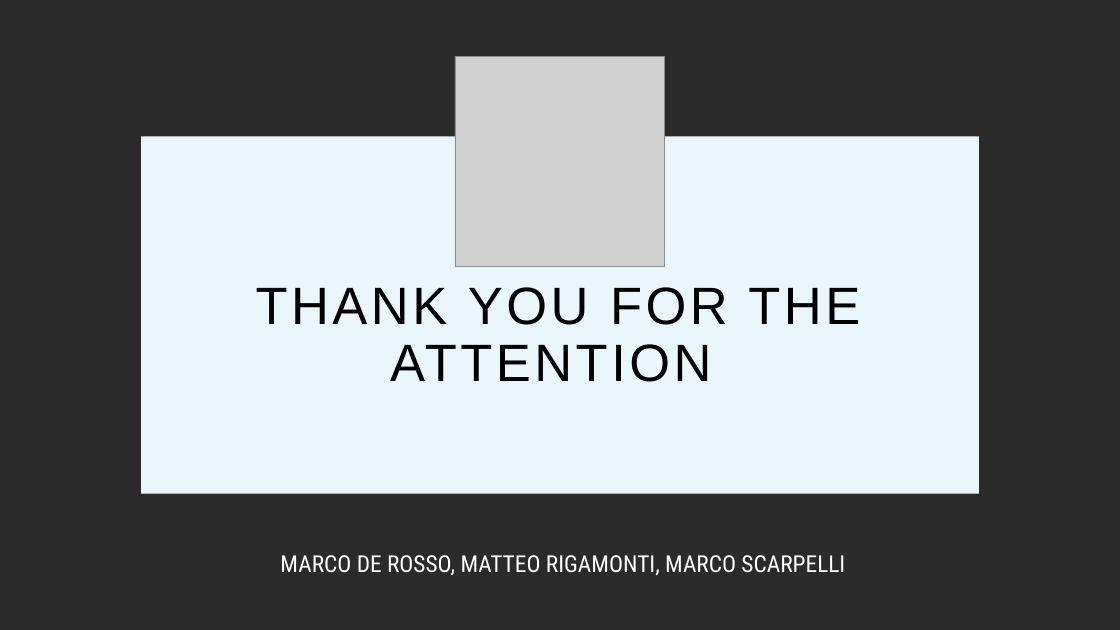
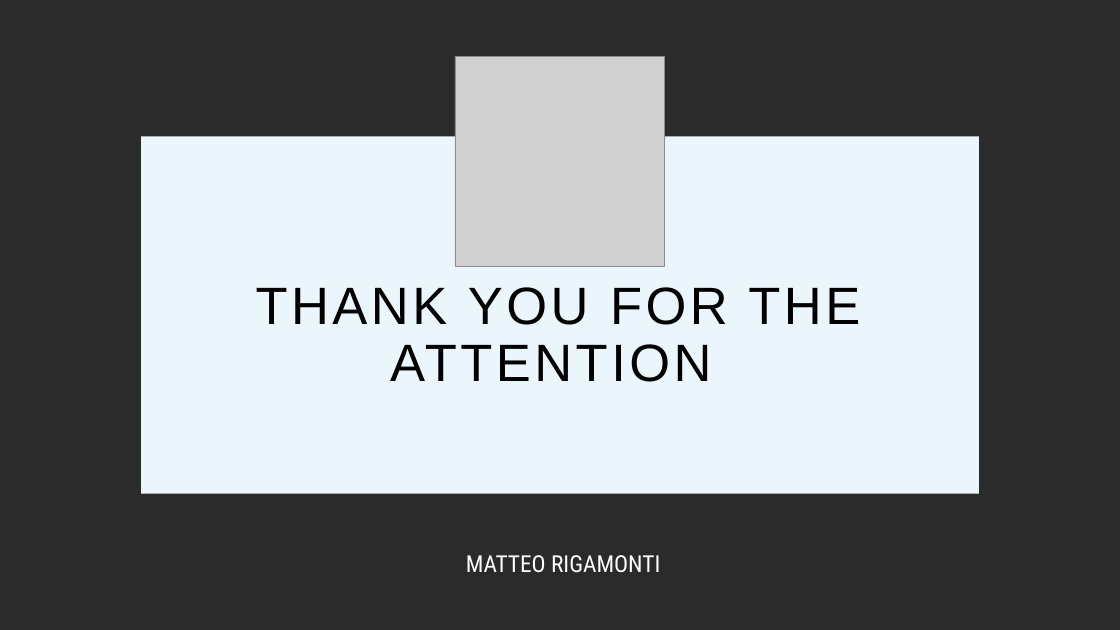
Before and after one commit to matteo-riga/Nbody_Project_Exam, a slide deck: slide 23 of Progetto-AMSC-NBody/nbody_project_barnes_hut.pptx (slide 16 before the commit). Drawn at 1120x630 pixels with LibreOffice and Linux fonts; fonts in the diff are those of the drawing; grey boxes stand for pictures; background and template pictures are left out; a plain dark background stands for a picture behind light text. Boxes give left, top, right and bottom in pixels: in the first picture for what was removed or moved away, otherwise in the second. Text is boxed around its words. In the diff, an @@ line names an element or a change of style, - is before the commit and + after.

```diff
--- a/Progetto-AMSC-NBody/nbody_project_barnes_hut.pptx
+++ b/Progetto-AMSC-NBody/nbody_project_barnes_hut.pptx
@@ text at (466,555,660,573): text changed @@
-MARCO DE ROSSO, MATTEO RIGAMONTI, MARCO SCARPELLI
+MATTEO RIGAMONTI
```
Also in this commit, not shown: 3 other slides changed, 7 slides added.
